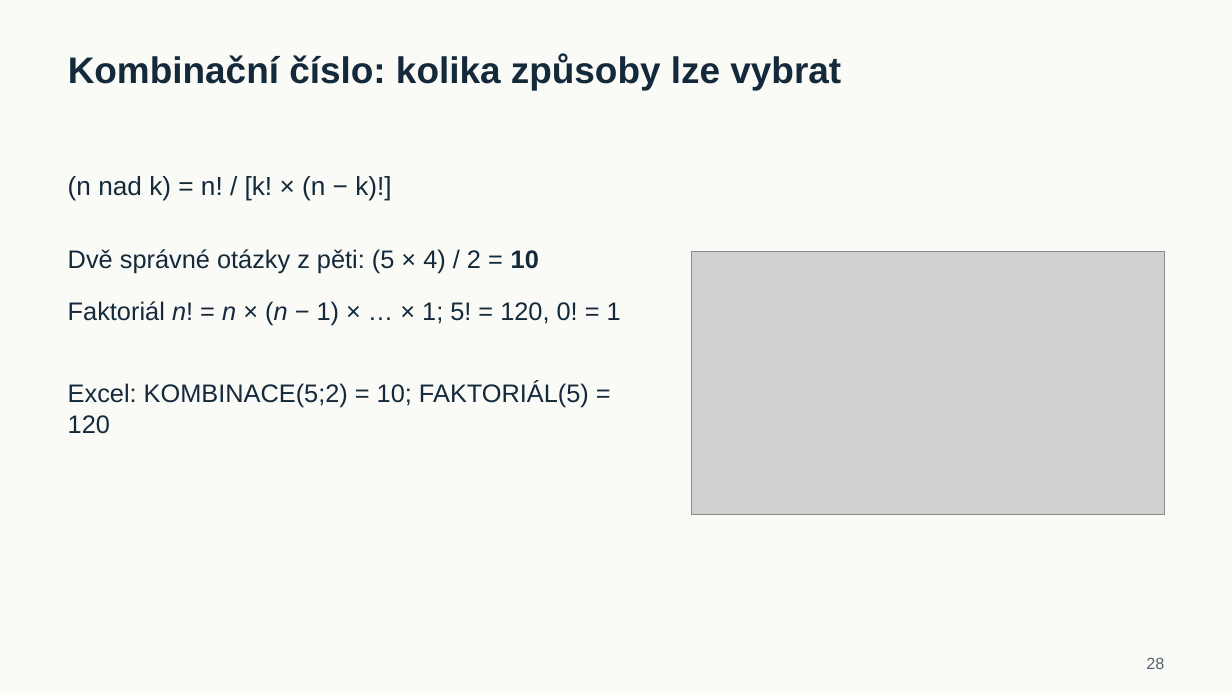
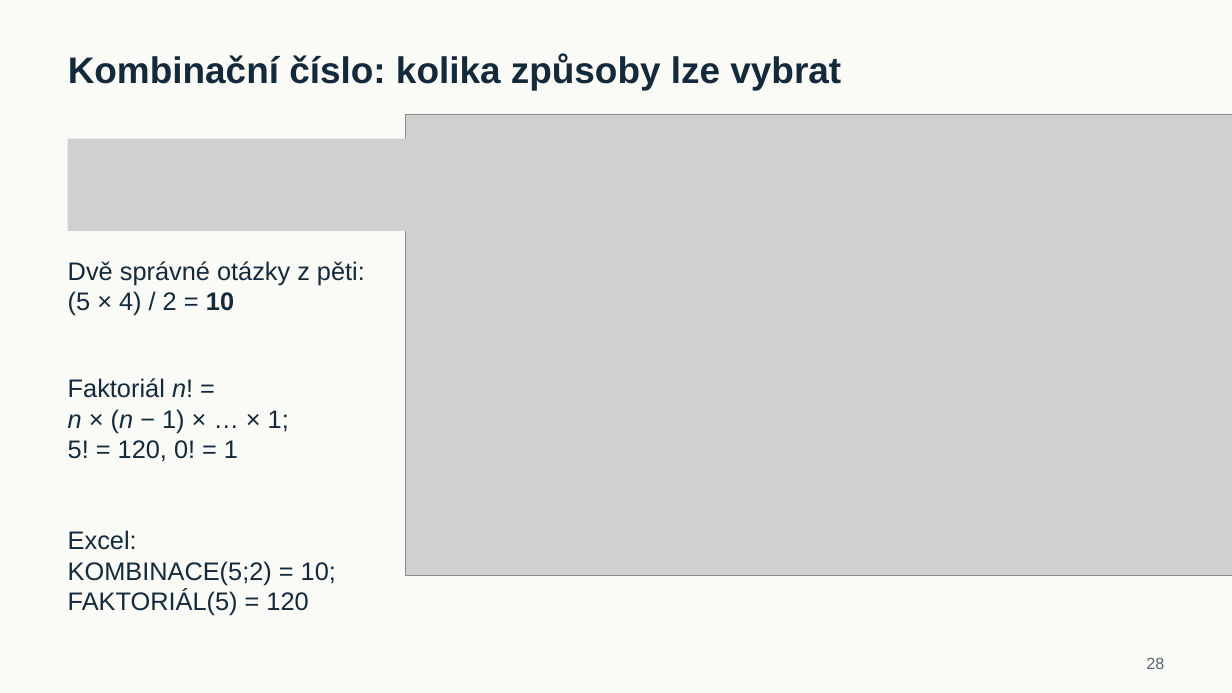
Before and after one commit to reckak/statistics-for-psychology, a slide deck: slide 28 of presentations/kapitola_05_pravdepodobnost.pptx. Drawn at 1232x693 pixels with LibreOffice and Linux fonts; fonts in the diff are those of the drawing; grey boxes stand for pictures. Boxes give left, top, right and bottom in pixels: in the first picture for what was removed or moved away, otherwise in the second. Text is boxed around its words. In the diff, an @@ line names an element or a change of style, - is before the commit and + after.

```diff
--- a/presentations/kapitola_05_pravdepodobnost.pptx
+++ b/presentations/kapitola_05_pravdepodobnost.pptx
@@ picture: place and size @@
-picture at [691, 251, 1164, 514]
+picture at [405, 115, 1232, 576]
@@ picture added at [68, 139, 653, 231] @@
@@ text removed at [68, 176, 391, 201] @@
-(n nad k) = n! / [k! × (n − k)!]
@@ text "Dvě správné otázky z pěti: ..." rewrapped from [68, 249, 539, 274] to [68, 261, 365, 316] @@
@@ text "Faktoriál n! = n × ..." rewrapped from [68, 301, 621, 325] to [68, 378, 289, 462] @@
@@ text "Excel: KOMBINACE(5;2) = 10; FAKTORIÁL(5) ..." rewrapped from [68, 382, 589, 434] to [68, 530, 336, 616] @@
```
Also in this commit, not shown: 11 other slides changed, 1 other file.
